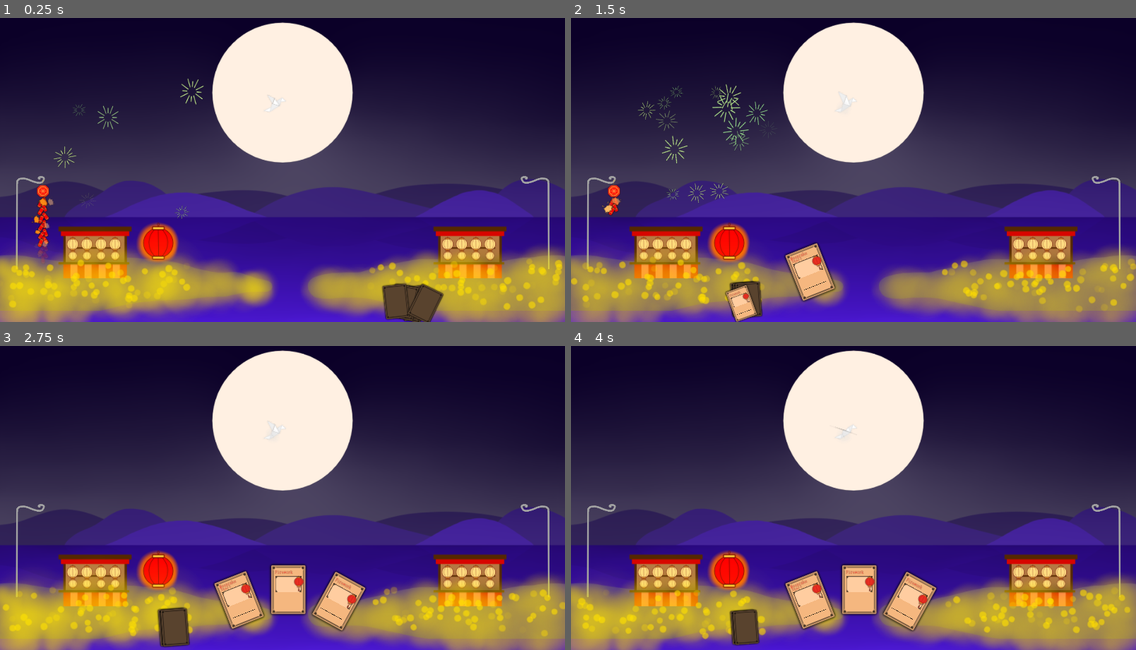
Above: before the commit, frames 1-4 (two rows, left to right).
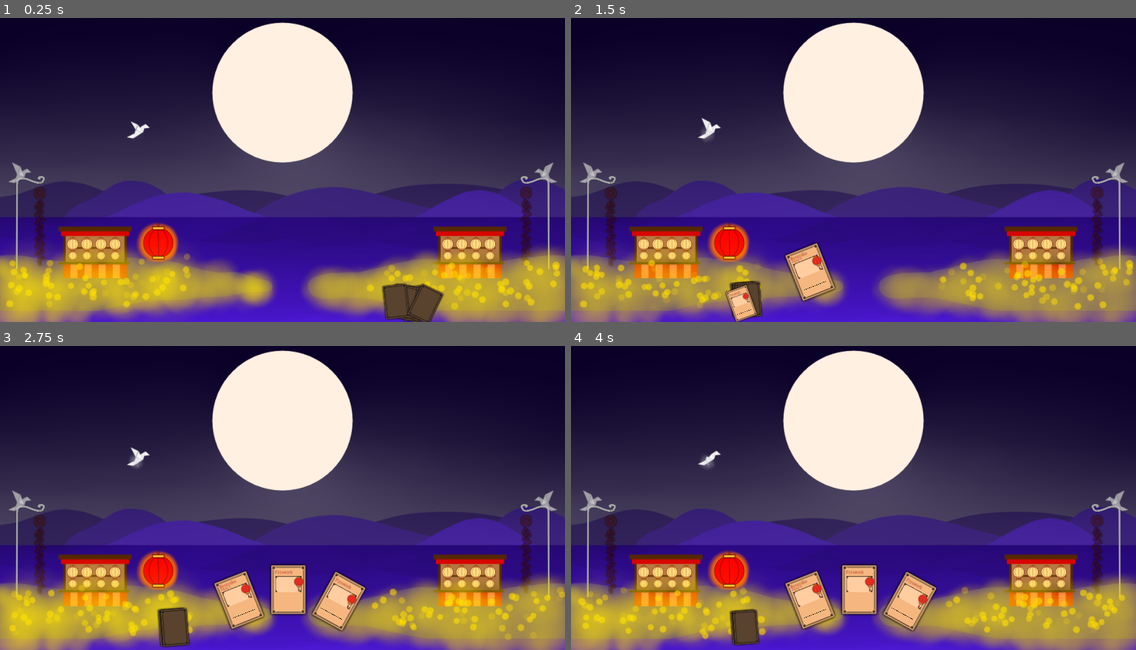
Above: after the commit, the same moments.

Repository: CiaranWoodward/LD52
Game: Godot game, scene res://Level/Level.tscn
The game is run twice, just before and just after one commit, with the same random seed, the same clock (stepped at 60 frames per second) and the same inputs.
Inputs (mouse positions are in pixels of both pictures, inside the frame that each line leads up to):
- Up to frame 1 (0.25 s): no input
- Up to frame 2 (1.5 s): drag from (994, 303) to (910, 94) at 0.52 s; drag from (740, 297) to (825, 227) at 1.27 s
- Up to frame 3 (2.75 s): move the mouse to (175, 625) at 2.02 s; tap Down (scroll_down) at 2.1 s; click (175, 625) at 2.17 s
- Up to frame 4 (4 s): drag from (746, 625) to (859, 589) at 2.77 s; drag from (808, 598) to (881, 491) at 3.52 s

The runs differ from the first frame. In frame 1, 2.8% of the frame differs, in the area x 1-100%, y 19-97%; in frame 2, 3.6%, in the area x 0-100%, y 21-97%; in frame 3, 2.1%; in frame 4, 1.4%.

Commit message:
Firecracker and crane overlays added

Diff:
--- /dev/null
+++ b/Abilities/CraneOverlay.tscn
@@ -0,0 +1,22 @@
+[gd_scene load_steps=4 format=2]
+
+[ext_resource path="res://Graphics/Abilities/body0000.png" type="Texture" id=1]
+[ext_resource path="res://Graphics/Abilities/wingtip0000.png" type="Texture" id=2]
+[ext_resource path="res://Graphics/Abilities/wingmid0000.png" type="Texture" id=3]
+
+[node name="CraneOverlay" type="Node2D"]
+modulate = Color( 0.788235, 0.788235, 0.788235, 0.780392 )
+rotation = -1.24501
+
+[node name="Body" type="Sprite" parent="."]
+texture = ExtResource( 1 )
+
+[node name="Mid" type="Sprite" parent="Body"]
+position = Vector2( -10.0247, 23.4415 )
+texture = ExtResource( 3 )
+offset = Vector2( 8.7108, -23.6832 )
+
+[node name="Tip" type="Sprite" parent="Body/Mid"]
+position = Vector2( 0.278203, -23.1176 )
+texture = ExtResource( 2 )
+offset = Vector2( 8.24855, 0.70986 )
--- a/Abilities/Firecracker.tscn
+++ b/Abilities/Firecracker.tscn
@@ -300,12 +300,10 @@
 [node name="Tie" type="Sprite" parent="Skeleton2D/BoneTop/Top"]
 self_modulate = Color( 1, 0.823529, 0.278431, 1 )
 show_behind_parent = true
-scale = Vector2( 1, 1 )
 texture = ExtResource( 2 )
 
 [node name="Bone1" type="Bone2D" parent="Skeleton2D/BoneTop"]
 position = Vector2( 120, 0 )
-scale = Vector2( 1, 1 )
 rest = Transform2D( 1, 0, 0, 1, 120, 0 )
 default_length = 20.0
 __meta__ = {
@@ -358,7 +356,6 @@
 
 [node name="Bone2" type="Bone2D" parent="Skeleton2D/BoneTop/Bone1"]
 position = Vector2( 100, 0 )
-scale = Vector2( 1, 1 )
 rest = Transform2D( 1, 0, 0, 1, 100, 0 )
 default_length = 20.0
 __meta__ = {
@@ -411,7 +408,6 @@
 
 [node name="Bone3" type="Bone2D" parent="Skeleton2D/BoneTop/Bone1/Bone2"]
 position = Vector2( 100, 0 )
-scale = Vector2( 1, 1 )
 rest = Transform2D( 1, 0, 0, 1, 100, 0 )
 default_length = 20.0
 __meta__ = {
@@ -512,7 +508,6 @@
 
 [node name="Tip" type="Bone2D" parent="Skeleton2D/BoneTop/Bone1/Bone2/Bone3/Bone4"]
 position = Vector2( 100, 0 )
-scale = Vector2( 1, 1 )
 rest = Transform2D( 1, 0, 0, 1, 100, 0 )
 default_length = 1.0
 __meta__ = {
@@ -526,7 +521,6 @@
 texture = ExtResource( 1 )
 
 [node name="Crackle" type="AnimationPlayer" parent="."]
-autoplay = "Crackle"
 playback_speed = 0.2
 anims/Crackle = SubResource( 4 )
 anims/RESET = SubResource( 5 )
--- /dev/null
+++ b/Abilities/FirecrackerOverlay.tscn
@@ -0,0 +1,167 @@
+[gd_scene load_steps=4 format=2]
+
+[ext_resource path="res://Graphics/Abilities/crackertie0000.png" type="Texture" id=1]
+[ext_resource path="res://Graphics/Abilities/cracker0000.png" type="Texture" id=2]
+[ext_resource path="res://Graphics/Abilities/crackertop0000.png" type="Texture" id=3]
+
+[node name="Node2D" type="Node2D"]
+modulate = Color( 0.223529, 0.223529, 0.223529, 0.517647 )
+
+[node name="FirecrackerOverlay" type="Skeleton2D" parent="."]
+self_modulate = Color( 0.632813, 0.632813, 0.632813, 1 )
+
+[node name="BoneTop" type="Bone2D" parent="FirecrackerOverlay"]
+rotation = 1.5708
+rest = Transform2D( -4.37114e-08, 1, -1, -4.37114e-08, 0, 0 )
+default_length = 20.0
+__meta__ = {
+"_edit_bone_": true,
+"_edit_ik_": true
+}
+
+[node name="Top" type="Sprite" parent="FirecrackerOverlay/BoneTop"]
+position = Vector2( 69, 0 )
+rotation = -1.5708
+scale = Vector2( 0.2, 0.2 )
+texture = ExtResource( 3 )
+
+[node name="Tie" type="Sprite" parent="FirecrackerOverlay/BoneTop/Top"]
+self_modulate = Color( 1, 0.823529, 0.278431, 1 )
+show_behind_parent = true
+texture = ExtResource( 1 )
+
+[node name="Bone1" type="Bone2D" parent="FirecrackerOverlay/BoneTop"]
+position = Vector2( 120, 0 )
+rest = Transform2D( 1, 0, 0, 1, 120, 0 )
+default_length = 20.0
+__meta__ = {
+"_edit_bone_": true
+}
+
+[node name="Cracker7" type="Sprite" parent="FirecrackerOverlay/BoneTop/Bone1"]
+position = Vector2( 19, -10 )
+rotation = -1.95099
+scale = Vector2( 0.08, 0.08 )
+texture = ExtResource( 2 )
+
+[node name="Cracker4" type="Sprite" parent="FirecrackerOverlay/BoneTop/Bone1"]
+position = Vector2( 32.271, 17.3071 )
+rotation = -1.14309
+scale = Vector2( 0.08, 0.08 )
+texture = ExtResource( 2 )
+
+[node name="Cracker5" type="Sprite" parent="FirecrackerOverlay/BoneTop/Bone1"]
+position = Vector2( 62.9552, -10.0513 )
+rotation = 1.14293
+scale = Vector2( 0.08, 0.08 )
+texture = ExtResource( 2 )
+
+[node name="Cracker6" type="Sprite" parent="FirecrackerOverlay/BoneTop/Bone1"]
+position = Vector2( 87.2441, 14.668 )
+rotation = 2.11694
+scale = Vector2( 0.08, 0.08 )
+texture = ExtResource( 2 )
+
+[node name="Bone2" type="Bone2D" parent="FirecrackerOverlay/BoneTop/Bone1"]
+position = Vector2( 100, 0 )
+rest = Transform2D( 1, 0, 0, 1, 100, 0 )
+default_length = 20.0
+__meta__ = {
+"_edit_bone_": true
+}
+
+[node name="Cracker7" type="Sprite" parent="FirecrackerOverlay/BoneTop/Bone1/Bone2"]
+position = Vector2( 20, -15 )
+rotation = -2.2273
+scale = Vector2( 0.08, 0.08 )
+texture = ExtResource( 2 )
+
+[node name="Cracker8" type="Sprite" parent="FirecrackerOverlay/BoneTop/Bone1/Bone2"]
+position = Vector2( 72.6604, -8.15527 )
+rotation = -1.71163
+scale = Vector2( 0.08, 0.08 )
+texture = ExtResource( 2 )
+
+[node name="Cracker9" type="Sprite" parent="FirecrackerOverlay/BoneTop/Bone1/Bone2"]
+position = Vector2( 44.0001, 13 )
+rotation = 1.97357
+scale = Vector2( 0.08, 0.08 )
+texture = ExtResource( 2 )
+
+[node name="Cracker10" type="Sprite" parent="FirecrackerOverlay/BoneTop/Bone1/Bone2"]
+position = Vector2( 93.3135, 12.3008 )
+rotation = -1.01632
+scale = Vector2( 0.08, 0.08 )
+texture = ExtResource( 2 )
+
+[node name="Bone3" type="Bone2D" parent="FirecrackerOverlay/BoneTop/Bone1/Bone2"]
+position = Vector2( 100, 0 )
+rest = Transform2D( 1, 0, 0, 1, 100, 0 )
+default_length = 20.0
+__meta__ = {
+"_edit_bone_": true
+}
+
+[node name="Cracker10" type="Sprite" parent="FirecrackerOverlay/BoneTop/Bone1/Bone2/Bone3"]
+position = Vector2( 31.9553, -14.0747 )
+rotation = -1.94651
+scale = Vector2( 0.08, 0.08 )
+texture = ExtResource( 2 )
+
+[node name="Cracker11" type="Sprite" parent="FirecrackerOverlay/BoneTop/Bone1/Bone2/Bone3"]
+position = Vector2( 49.9983, 10.9944 )
+rotation = -1.00247
+scale = Vector2( 0.08, 0.08 )
+texture = ExtResource( 2 )
+
+[node name="Cracker12" type="Sprite" parent="FirecrackerOverlay/BoneTop/Bone1/Bone2/Bone3"]
+position = Vector2( 82.4304, -12.9465 )
+rotation = -2.14485
+scale = Vector2( 0.08, 0.08 )
+texture = ExtResource( 2 )
+
+[node name="Cracker13" type="Sprite" parent="FirecrackerOverlay/BoneTop/Bone1/Bone2/Bone3"]
+position = Vector2( 103, 15 )
+rotation = -4.33227
+scale = Vector2( 0.08, 0.08 )
+texture = ExtResource( 2 )
+
+[node name="Bone4" type="Bone2D" parent="FirecrackerOverlay/BoneTop/Bone1/Bone2/Bone3"]
+position = Vector2( 100, 0 )
+rest = Transform2D( 1, 0, 0, 1, 100, 0 )
+default_length = 20.0
+__meta__ = {
+"_edit_bone_": true
+}
+
+[node name="Cracker10" type="Sprite" parent="FirecrackerOverlay/BoneTop/Bone1/Bone2/Bone3/Bone4"]
+position = Vector2( 31.9553, -14.0747 )
+rotation = -1.94651
+scale = Vector2( 0.08, 0.08 )
+texture = ExtResource( 2 )
+
+[node name="Cracker11" type="Sprite" parent="FirecrackerOverlay/BoneTop/Bone1/Bone2/Bone3/Bone4"]
+position = Vector2( 49.9983, 10.9944 )
+rotation = -1.00247
+scale = Vector2( 0.08, 0.08 )
+texture = ExtResource( 2 )
+
+[node name="Cracker12" type="Sprite" parent="FirecrackerOverlay/BoneTop/Bone1/Bone2/Bone3/Bone4"]
+position = Vector2( 82.4304, -12.9465 )
+rotation = -2.14485
+scale = Vector2( 0.08, 0.08 )
+texture = ExtResource( 2 )
+
+[node name="Tip" type="Bone2D" parent="FirecrackerOverlay/BoneTop/Bone1/Bone2/Bone3/Bone4"]
+position = Vector2( 100, 0 )
+rest = Transform2D( 1, 0, 0, 1, 100, 0 )
+default_length = 1.0
+__meta__ = {
+"_edit_bone_": true
+}
+
+[node name="Cracker13" type="Sprite" parent="FirecrackerOverlay/BoneTop/Bone1/Bone2/Bone3/Bone4/Tip"]
+position = Vector2( 14, 1 )
+rotation = -1.61353
+scale = Vector2( 0.08, 0.08 )
+texture = ExtResource( 2 )
--- a/Abilities/MoonCrane.tscn
+++ b/Abilities/MoonCrane.tscn
@@ -16,6 +16,7 @@
 resource_name = "Flap"
 length = 1.5
 loop = true
+step = 0.01
 tracks/0/type = "value"
 tracks/0/path = NodePath("Crane/Body/Mid/Tip:scale")
 tracks/0/interp = 1
@@ -51,6 +52,18 @@
 "transitions": PoolRealArray( 1.56917, 1.41421, 1 ),
 "update": 0,
 "values": [ Vector2( 0, 0 ), Vector2( 0, -10 ), Vector2( 0, 0 ) ]
+}
+tracks/3/type = "value"
+tracks/3/path = NodePath("Crane/Body/Mid:visible")
+tracks/3/interp = 1
+tracks/3/loop_wrap = true
+tracks/3/imported = false
+tracks/3/enabled = true
+tracks/3/keys = {
+"times": PoolRealArray( 0, 0.5, 0.53, 0.98, 1.01, 1.5 ),
+"transitions": PoolRealArray( 1, 1, 1, 1, 1, 1 ),
+"update": 1,
+"values": [ true, false, true, false, true, true ]
 }
 
 [sub_resource type="Animation" id=2]
@@ -91,6 +104,18 @@
 "update": 0,
 "values": [ Vector2( 0, 0 ) ]
 }
+tracks/3/type = "value"
+tracks/3/path = NodePath("Crane/Body/Mid:visible")
+tracks/3/interp = 1
+tracks/3/loop_wrap = true
+tracks/3/imported = false
+tracks/3/enabled = true
+tracks/3/keys = {
+"times": PoolRealArray( 0 ),
+"transitions": PoolRealArray( 1 ),
+"update": 0,
+"values": [ false ]
+}
 
 [node name="MoonCrane" type="Node2D"]
 
@@ -101,6 +126,7 @@
 texture = ExtResource( 1 )
 
 [node name="Mid" type="Sprite" parent="Crane/Body"]
+visible = false
 position = Vector2( -10.0247, 23.4415 )
 texture = ExtResource( 3 )
 offset = Vector2( 8.7108, -23.6832 )
--- a/Level/Level.tscn
+++ b/Level/Level.tscn
@@ -15,8 +15,9 @@
 [ext_resource path="res://Graphics/Background/right20000.png" type="Texture" id=13]
 [ext_resource path="res://Graphics/Background/right30000.png" type="Texture" id=14]
 [ext_resource path="res://Graphics/Background/pole0000.png" type="Texture" id=15]
-[ext_resource path="res://Abilities/Firecracker.tscn" type="PackedScene" id=16]
+[ext_resource path="res://Abilities/FirecrackerOverlay.tscn" type="PackedScene" id=16]
 [ext_resource path="res://Abilities/MoonCrane.tscn" type="PackedScene" id=17]
+[ext_resource path="res://Abilities/CraneOverlay.tscn" type="PackedScene" id=18]
 
 [sub_resource type="Gradient" id=1]
 offsets = PoolRealArray( 6.60012e-43, 0.150838, 0.659218, 1 )
@@ -269,22 +270,46 @@
 position = Vector2( 0, -39 )
 texture = ExtResource( 5 )
 
-[node name="Firecrackers" type="Node2D" parent="Background/Landscape/Land"]
-
-[node name="PoleLeft" type="Sprite" parent="Background/Landscape/Land/Firecrackers"]
+[node name="Poles" type="Node2D" parent="Background/Landscape/Land"]
+
+[node name="Left" type="Sprite" parent="Background/Landscape/Land/Poles"]
 self_modulate = Color( 0.635294, 0.635294, 0.635294, 1 )
 position = Vector2( -872, 239 )
 texture = ExtResource( 15 )
 
-[node name="Firecracker" parent="Background/Landscape/Land/Firecrackers/PoleLeft" instance=ExtResource( 16 )]
-position = Vector2( 58, -140 )
-scale = Vector2( 0.5, 0.5 )
-
-[node name="PoleRight" type="Sprite" parent="Background/Landscape/Land/Firecrackers"]
+[node name="Hang" type="Position2D" parent="Background/Landscape/Land/Poles/Left"]
+position = Vector2( 47, -133 )
+
+[node name="FirecrackerOverlay" parent="Background/Landscape/Land/Poles/Left/Hang" instance=ExtResource( 16 )]
+scale = Vector2( 0.5, 0.5 )
+
+[node name="Perch" type="Position2D" parent="Background/Landscape/Land/Poles/Left"]
+position = Vector2( -28, -167 )
+
+[node name="CraneOverlay" parent="Background/Landscape/Land/Poles/Left/Perch" instance=ExtResource( 18 )]
+scale = Vector2( 0.5, 0.5 )
+
+[node name="Right" type="Sprite" parent="Background/Landscape/Land/Poles"]
 self_modulate = Color( 0.635294, 0.635294, 0.635294, 1 )
 position = Vector2( 874, 239 )
 scale = Vector2( -1, 1 )
 texture = ExtResource( 15 )
+
+[node name="Hang" type="Position2D" parent="Background/Landscape/Land/Poles/Right"]
+position = Vector2( 46, -134 )
+rotation = 3.14159
+scale = Vector2( -1, -1 )
+
+[node name="FirecrackerOverlay" parent="Background/Landscape/Land/Poles/Right/Hang" instance=ExtResource( 16 )]
+scale = Vector2( 0.5, 0.5 )
+
+[node name="Perch" type="Position2D" parent="Background/Landscape/Land/Poles/Right"]
+position = Vector2( -28, -167 )
+rotation = 3.14159
+scale = Vector2( -1, -1 )
+
+[node name="CraneOverlay" parent="Background/Landscape/Land/Poles/Right/Perch" instance=ExtResource( 18 )]
+scale = Vector2( 0.5, 0.5 )
 
 [node name="Stall" parent="Background/Landscape/Land" instance=ExtResource( 6 )]
 position = Vector2( -636, 342 )
@@ -388,5 +413,5 @@
 anims/RESET = SubResource( 9 )
 
 [node name="MoonCrane" parent="." instance=ExtResource( 17 )]
-position = Vector2( 927, 332 )
-scale = Vector2( 0.5, 0.5 )
+position = Vector2( 463, 422 )
+scale = Vector2( 0.5, 0.5 )
Not shown: 1 places in Level/Level.tscn that only renumber resources
